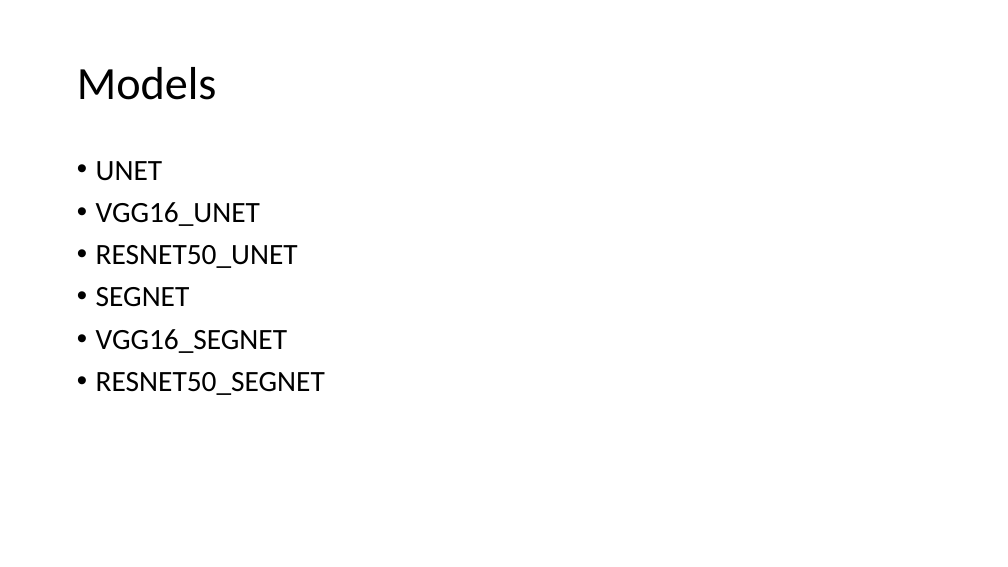
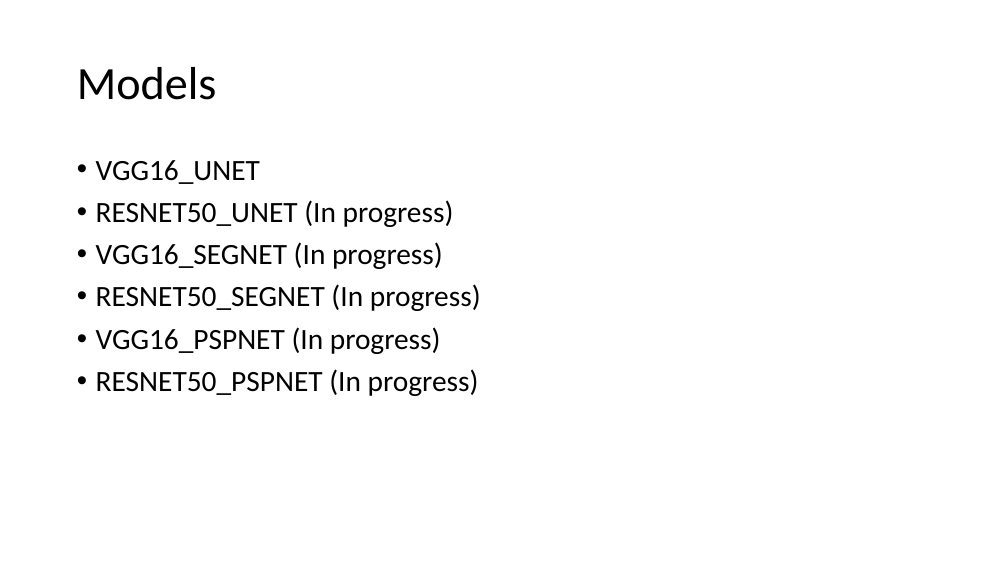
Before and after one commit to CSCCNY/final-project-landandbuildingsatimg-ccny, a slide deck: slide 3 of reports/meeting_ppt/5_6/5_6_21.pptx (slide 1 before the commit). Drawn at 1008x567 pixels with LibreOffice and Linux fonts; fonts in the diff are those of the drawing. Boxes give left, top, right and bottom in pixels: in the first picture for what was removed or moved away, otherwise in the second. Text is boxed around its words. In the diff, an @@ line names an element or a change of style, - is before the commit and + after.

```diff
--- a/reports/meeting_ppt/5_6/5_6_21.pptx
+++ b/reports/meeting_ppt/5_6/5_6_21.pptx
@@ text at [96,161,162,181]: paragraph removed @@
-• UNET
@@ text at [96,200,481,396]: text changed @@
-• RESNET50_UNET
-• SEGNET
-• VGG16_SEGNET
-• RESNET50_SEGNET
+• RESNET50_UNET (In progress)
+• VGG16_SEGNET (In progress)
+• RESNET50_SEGNET (In progress)
+• VGG16_PSPNET (In progress)
+• RESNET50_PSPNET (In progress)
```
Also in this commit, not shown: 2 slides added.
